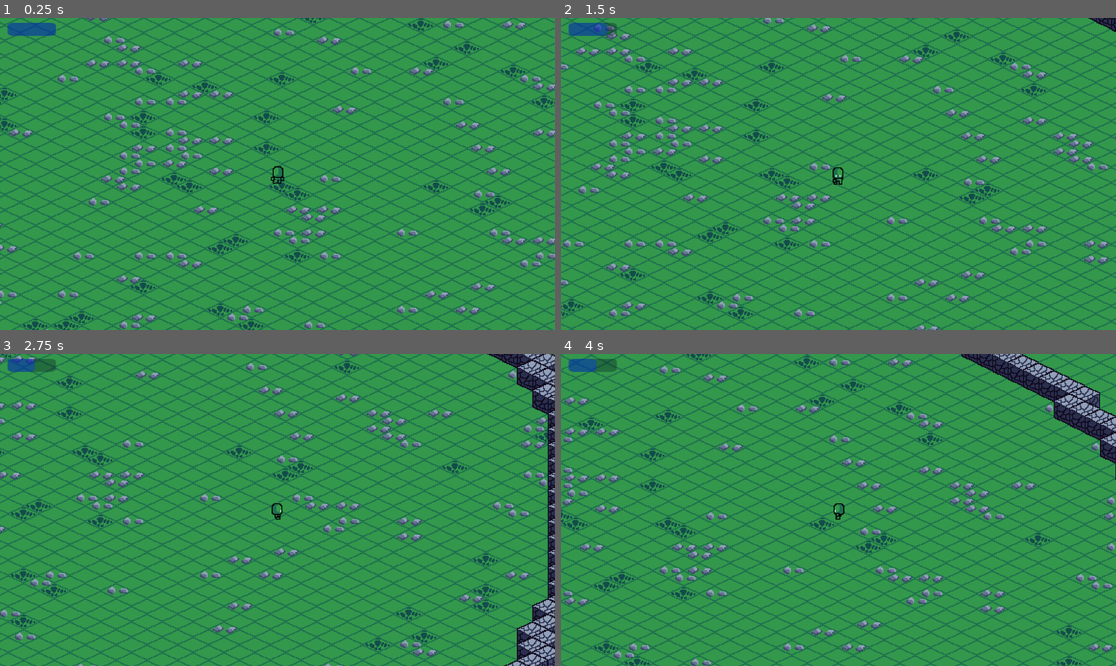
Above: before the commit, frames 1-4 (two rows, left to right).
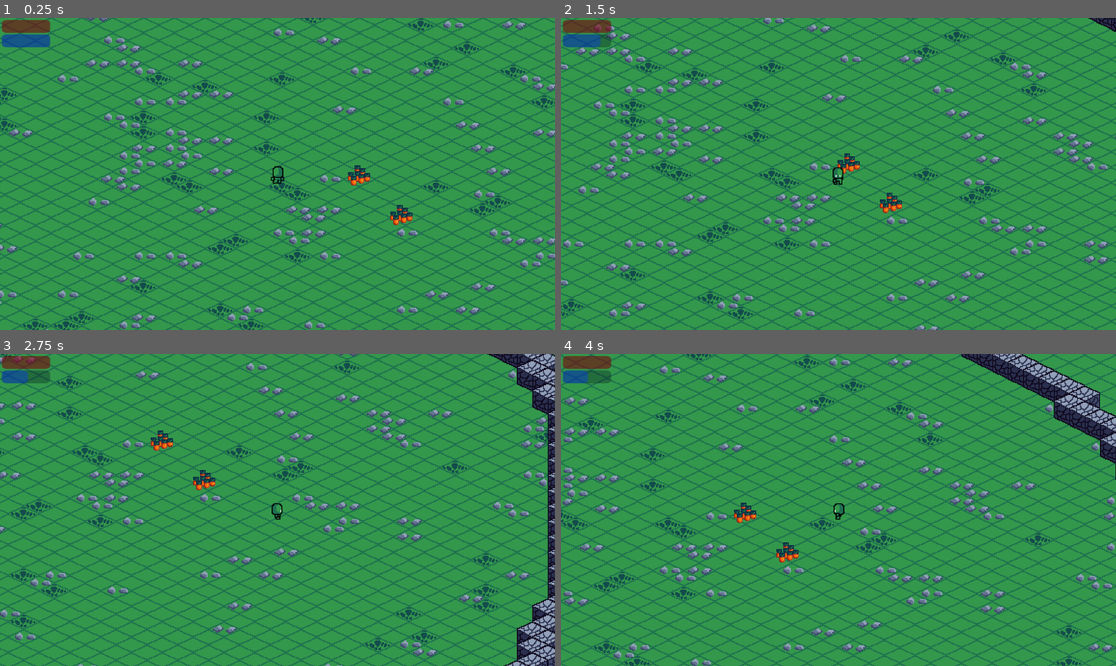
Above: after the commit, the same moments.

Repository: inaxartur/Isometric-Game
Game: Godot game, scene res://Scenes/main.tscn
The game is run twice, just before and just after one commit, with the same random seed, the same clock (stepped at 60 frames per second) and the same inputs.
Inputs (mouse positions are in pixels of both pictures, inside the frame that each line leads up to):
- Up to frame 1 (0.25 s): no input
- Up to frame 2 (1.5 s): tap Enter at 0.5 s; hold D (move_right) 0.53-1.28 s; click (838, 174) at 0.6 s; move the mouse to (727, 189) at 1.27 s; hold S (move_down) from 1.28 s (still down); click (727, 189) at 1.35 s
- Up to frame 3 (2.75 s): move the mouse to (333, 441) at 2.02 s; release S (move_down) at 2.03 s; hold D (move_right) from 2.03 s (still down); tap Space (dodge) at 2.1 s; click (333, 441) at 2.3 s
- Up to frame 4 (4 s): move the mouse to (810, 572) at 2.77 s; release D (move_right) at 2.78 s; hold W (move_up) 2.78-3.53 s; click (810, 572) at 2.85 s; move the mouse to (1005, 556) at 3.52 s; hold A (move_left) from 3.53 s (still down); click (1005, 556) at 3.6 s

The runs differ from the first frame. In frame 1, 1.1% of the frame differs, in the area x 0-75%, y 0-67%; in frame 2, 1.1%; in frame 3, 1.1%; in frame 4, 1.1%.

Commit message:
update
- added health bar
- added destructable carrot object
- added possibility to atack
- updated components scripts

Diff:
--- a/Components/AttackComponent/attack_component.gd
+++ b/Components/AttackComponent/attack_component.gd
@@ -3,8 +3,9 @@
 
 @export var attack_damage := 10.0
 @export var character : CharacterControllerComponent
+@export var attack_component : AttackComponent
 
 func _on_area_2d_area_entered(area: Area2D) -> void:
+	#print_debug(area.get_groups(), ", ", character.is_attacking)
 	if character.is_attacking and area.is_in_group("hitbox"):
-		print('should attack')
-		#area.take_damage()
+		area.take_damage(attack_component)
--- a/Components/HealthComponent/health_component.gd
+++ b/Components/HealthComponent/health_component.gd
@@ -1,16 +1,24 @@
 extends Node2D
 class_name HealthComponent
 
-@export var MAX_HEALTH := 100.0
+@export var MAX_HEALTH : float
+@export var HEALTH_BAR : ProgressBar
 
 var health : float
 
 func _ready() -> void:
 	health = MAX_HEALTH
+	HEALTH_BAR.max_value = MAX_HEALTH
+	set_health_label()
 
 
 func damage(attack: AttackComponent):
 	health -= attack.attack_damage
+	HEALTH_BAR.visible = true
+	set_health_label()
 
-	if health < 0:
+	if health <= 0:
 		get_parent().queue_free()
+
+func set_health_label() -> void:
+	HEALTH_BAR.value = health
--- a/Components/HitboxComponent/hitbox_component.gd
+++ b/Components/HitboxComponent/hitbox_component.gd
@@ -3,6 +3,6 @@
 
 @export var health_component : HealthComponent
 
-func damage(attack: AttackComponent):
+func take_damage(attack: AttackComponent):
 	if health_component:
 		health_component.damage(attack)
--- /dev/null
+++ b/Scenes/Carrot.tscn
@@ -0,0 +1,62 @@
+[gd_scene load_steps=8 format=3 uid="uid://b5cojmqte1o5i"]
+
+[ext_resource type="Texture2D" uid="uid://dvb62fqq6ba86" path="res://Assets/Plants/Carrot.png" id="1_0qkdr"]
+[ext_resource type="PackedScene" uid="uid://j6j20abyovgq" path="res://Components/HealthComponent/HealthComponent.tscn" id="2_we5g7"]
+[ext_resource type="PackedScene" uid="uid://fjtl4acal66u" path="res://Components/HitboxComponent/HitboxComponent.tscn" id="3_me8c5"]
+
+[sub_resource type="AtlasTexture" id="AtlasTexture_5el3n"]
+atlas = ExtResource("1_0qkdr")
+region = Rect2(96, 0, 32, 32)
+
+[sub_resource type="SpriteFrames" id="SpriteFrames_606kj"]
+animations = [{
+"frames": [{
+"duration": 1.0,
+"texture": SubResource("AtlasTexture_5el3n")
+}],
+"loop": true,
+"name": &"default",
+"speed": 5.0
+}]
+
+[sub_resource type="RectangleShape2D" id="RectangleShape2D_yr8pu"]
+
+[sub_resource type="RectangleShape2D" id="RectangleShape2D_tocwk"]
+
+[node name="Carrot" type="StaticBody2D"]
+collision_layer = 2
+
+[node name="AnimatedSprite2D" type="AnimatedSprite2D" parent="."]
+texture_filter = 1
+texture_repeat = 1
+position = Vector2(-1, -3)
+scale = Vector2(0.994534, 1)
+sprite_frames = SubResource("SpriteFrames_606kj")
+
+[node name="HealthComponent" parent="." node_paths=PackedStringArray("HEALTH_BAR") instance=ExtResource("2_we5g7")]
+MAX_HEALTH = 30.0
+HEALTH_BAR = NodePath("../HealthBar")
+
+[node name="HitboxComponent" parent="." node_paths=PackedStringArray("health_component") groups=["hitbox"] instance=ExtResource("3_me8c5")]
+health_component = NodePath("../HealthComponent")
+
+[node name="HitboxCollider" type="CollisionShape2D" parent="HitboxComponent"]
+scale = Vector2(1.1202669, 1.1202669)
+shape = SubResource("RectangleShape2D_yr8pu")
+debug_color = Color(0.84124446, 0.2857525, 0.6487474, 0.41960785)
+
+[node name="CarrotCollider" type="CollisionShape2D" parent="."]
+light_mask = 0
+visibility_layer = 0
+shape = SubResource("RectangleShape2D_tocwk")
+
+[node name="HealthBar" type="ProgressBar" parent="."]
+visible = false
+modulate = Color(0.81743705, 0, 0.24997279, 1)
+self_modulate = Color(0.83913594, 0, 0.24339545, 1)
+offset_left = -25.0
+offset_top = -22.0
+offset_right = 75.0
+offset_bottom = 5.0
+scale = Vector2(0.5, 0.25)
+show_percentage = false
--- a/Scenes/character_body_2d.tscn
+++ b/Scenes/character_body_2d.tscn
@@ -882,10 +882,10 @@
 tracks/5/interp = 1
 tracks/5/loop_wrap = true
 tracks/5/keys = {
-"times": PackedFloat32Array(0.6),
-"transitions": PackedFloat32Array(1),
-"update": 1,
-"values": [false]
+"times": PackedFloat32Array(0, 0.1),
+"transitions": PackedFloat32Array(1, 1),
+"update": 1,
+"values": [true, false]
 }
 
 [sub_resource type="Animation" id="Animation_3d168"]
@@ -958,10 +958,10 @@
 tracks/5/interp = 1
 tracks/5/loop_wrap = true
 tracks/5/keys = {
-"times": PackedFloat32Array(0.6),
-"transitions": PackedFloat32Array(1),
-"update": 1,
-"values": [false]
+"times": PackedFloat32Array(0, 0.1),
+"transitions": PackedFloat32Array(1, 1),
+"update": 1,
+"values": [true, false]
 }
 
 [sub_resource type="Animation" id="Animation_o8di4"]
@@ -1034,10 +1034,10 @@
 tracks/5/interp = 1
 tracks/5/loop_wrap = true
 tracks/5/keys = {
-"times": PackedFloat32Array(0.6),
-"transitions": PackedFloat32Array(1),
-"update": 1,
-"values": [false]
+"times": PackedFloat32Array(0, 0.1),
+"transitions": PackedFloat32Array(1, 1),
+"update": 1,
+"values": [true, false]
 }
 
 [sub_resource type="Animation" id="Animation_8ldn0"]
@@ -1110,10 +1110,10 @@
 tracks/5/interp = 1
 tracks/5/loop_wrap = true
 tracks/5/keys = {
-"times": PackedFloat32Array(0.6),
-"transitions": PackedFloat32Array(1),
-"update": 1,
-"values": [false]
+"times": PackedFloat32Array(0, 0.1),
+"transitions": PackedFloat32Array(1, 1),
+"update": 1,
+"values": [true, false]
 }
 
 [sub_resource type="Animation" id="Animation_ancw4"]
@@ -1186,10 +1186,10 @@
 tracks/5/interp = 1
 tracks/5/loop_wrap = true
 tracks/5/keys = {
-"times": PackedFloat32Array(0.6),
-"transitions": PackedFloat32Array(1),
-"update": 1,
-"values": [false]
+"times": PackedFloat32Array(0, 0.1),
+"transitions": PackedFloat32Array(1, 1),
+"update": 1,
+"values": [true, false]
 }
 
 [sub_resource type="Animation" id="Animation_6d06k"]
@@ -1262,10 +1262,10 @@
 tracks/5/interp = 1
 tracks/5/loop_wrap = true
 tracks/5/keys = {
-"times": PackedFloat32Array(0.6),
-"transitions": PackedFloat32Array(1),
-"update": 1,
-"values": [false]
+"times": PackedFloat32Array(0, 0.1),
+"transitions": PackedFloat32Array(1, 1),
+"update": 1,
+"values": [true, false]
 }
 
 [sub_resource type="Animation" id="Animation_x0qg5"]
@@ -1338,10 +1338,10 @@
 tracks/5/interp = 1
 tracks/5/loop_wrap = true
 tracks/5/keys = {
-"times": PackedFloat32Array(0.6),
-"transitions": PackedFloat32Array(1),
-"update": 1,
-"values": [false]
+"times": PackedFloat32Array(0, 0.1),
+"transitions": PackedFloat32Array(1, 1),
+"update": 1,
+"values": [true, false]
 }
 
 [sub_resource type="Animation" id="Animation_q07ms"]
@@ -1414,10 +1414,10 @@
 tracks/5/interp = 1
 tracks/5/loop_wrap = true
 tracks/5/keys = {
-"times": PackedFloat32Array(0.6),
-"transitions": PackedFloat32Array(1),
-"update": 1,
-"values": [false]
+"times": PackedFloat32Array(0, 0.1),
+"transitions": PackedFloat32Array(1, 1),
+"update": 1,
+"values": [true, false]
 }
 
 [sub_resource type="Animation" id="Animation_2dyae"]
@@ -2258,7 +2258,7 @@
 states/walk/node = ExtResource("4_44cfe")
 states/walk/position = Vector2(383, 52)
 transitions = ["Start", "walk", SubResource("AnimationNodeStateMachineTransition_lhvu3"), "idle", "walk", SubResource(" …(572 unchanged characters)…
-graph_offset = Vector2(-741, -39)
+graph_offset = Vector2(-712, -15)
 
 [sub_resource type="Gradient" id="Gradient_dd465"]
 colors = PackedColorArray(0.9858449, 0.58173573, 0.80562806, 1, 0.6410356, 0.9530397, 0.9999998, 1)
@@ -2322,8 +2322,9 @@
 hue_variation_min = 0.67
 hue_variation_max = 0.67
 
-[node name="HealthComponent" parent="." instance=ExtResource("7_qp52p")]
+[node name="HealthComponent" parent="." node_paths=PackedStringArray("HEALTH_BAR") instance=ExtResource("7_qp52p")]
 MAX_HEALTH = 100.0
+HEALTH_BAR = NodePath("../HealthBar")
 
 [node name="HitboxComponent" parent="." node_paths=PackedStringArray("health_component") instance=ExtResource("8_6ct3r")]
 health_component = NodePath("../HealthComponent")
@@ -2339,8 +2340,9 @@
 attack_cooldown = NodePath("../AttackCooldown")
 stamina_bar = NodePath("../StaminaBar")
 
-[node name="AttackComponent" parent="." node_paths=PackedStringArray("character") instance=ExtResource("9_6d06k")]
+[node name="AttackComponent" parent="." node_paths=PackedStringArray("character", "attack_component") instance=ExtResource("9_6d06k")]
 character = NodePath("../CharacterControllerComponent")
+attack_component = NodePath(".")
 
 [node name="AttackHitbox" type="Area2D" parent="."]
 
@@ -2357,13 +2359,24 @@
 [node name="Camera2D" type="Camera2D" parent="."]
 zoom = Vector2(2, 2)
 
+[node name="HealthBar" type="ProgressBar" parent="."]
+modulate = Color(0.73144937, 0, 0.19737014, 1)
+self_modulate = Color(0.91390306, 0, 0.27073532, 1)
+offset_left = -286.0
+offset_top = -160.0
+offset_right = -236.0
+offset_bottom = -133.0
+scale = Vector2(1, 0.5)
+step = 0.1
+show_percentage = false
+
 [node name="StaminaBar" type="ProgressBar" parent="."]
 modulate = Color(0, 0.49381942, 0.9749542, 1)
 self_modulate = Color(0.21120411, 0.44020537, 1, 1)
-offset_left = -280.0
-offset_top = -157.0
-offset_right = -230.0
-offset_bottom = -130.0
+offset_left = -286.0
+offset_top = -145.0
+offset_right = -236.0
+offset_bottom = -118.0
 scale = Vector2(1, 0.5)
 step = 0.1
 show_percentage = false
--- a/Scenes/character_controller_component.gd
+++ b/Scenes/character_controller_component.gd
@@ -22,6 +22,7 @@
 var attack_stamina_cost := 17.5
 var stamina_regen_rate := 15.0
 
+
 ## Ready function ##
 func _ready() -> void:
 	is_dodging = false
@@ -30,6 +31,7 @@
 	assert(character, "No CharacterBody2D provided in CharacterControllerComponent!")
 	stamina = max_stamina
 	set_stamina_label()
+
 
 ## physics process function
 func _physics_process(delta: float) -> void:
@@ -40,6 +42,8 @@
 	movementHandler(delta)
 	character.move_and_slide()
 
+
+## Functions
 func set_stamina_label() -> void:
 	stamina_bar.value = stamina
 
--- a/Scenes/main.tscn
+++ b/Scenes/main.tscn
@@ -1,8 +1,9 @@
-[gd_scene load_steps=4 format=4 uid="uid://dvkdg1vbtmvpu"]
+[gd_scene load_steps=5 format=4 uid="uid://dvkdg1vbtmvpu"]
 
 [ext_resource type="TileSet" uid="uid://bbk5u2vw1r8x1" path="res://Assets/tileset.tres" id="1_8gbba"]
 [ext_resource type="Script" uid="uid://htuticet6gnj" path="res://Scripts/floor.gd" id="2_jjvhh"]
 [ext_resource type="PackedScene" uid="uid://48uyc3st0y6q" path="res://Scenes/character_body_2d.tscn" id="3_kry3j"]
+[ext_resource type="PackedScene" uid="uid://b5cojmqte1o5i" path="res://Scenes/Carrot.tscn" id="4_jjvhh"]
 
 [node name="Node2D" type="Node2D"]
 
@@ -24,3 +25,9 @@
 z_index = 4
 texture_filter = 1
 position = Vector2(411, 338)
+
+[node name="Carrot" parent="." instance=ExtResource("4_jjvhh")]
+position = Vector2(495, 340)
+
+[node name="Carrot2" parent="." instance=ExtResource("4_jjvhh")]
+position = Vector2(539, 381)
--- a/Scripts/player_animation.gd
+++ b/Scripts/player_animation.gd
@@ -9,6 +9,7 @@
 func _ready() -> void:
 	assert(character_controller, "No CharacterControllerComponent in player animation!")
 # Called every frame. 'delta' is the elapsed time since the previous frame.
+
 func _process(delta: float) -> void:
 	if character_controller.direction != Vector2.ZERO && character_controller.is_dodging == false:
 		last_facing_direction = character_controller.direction
